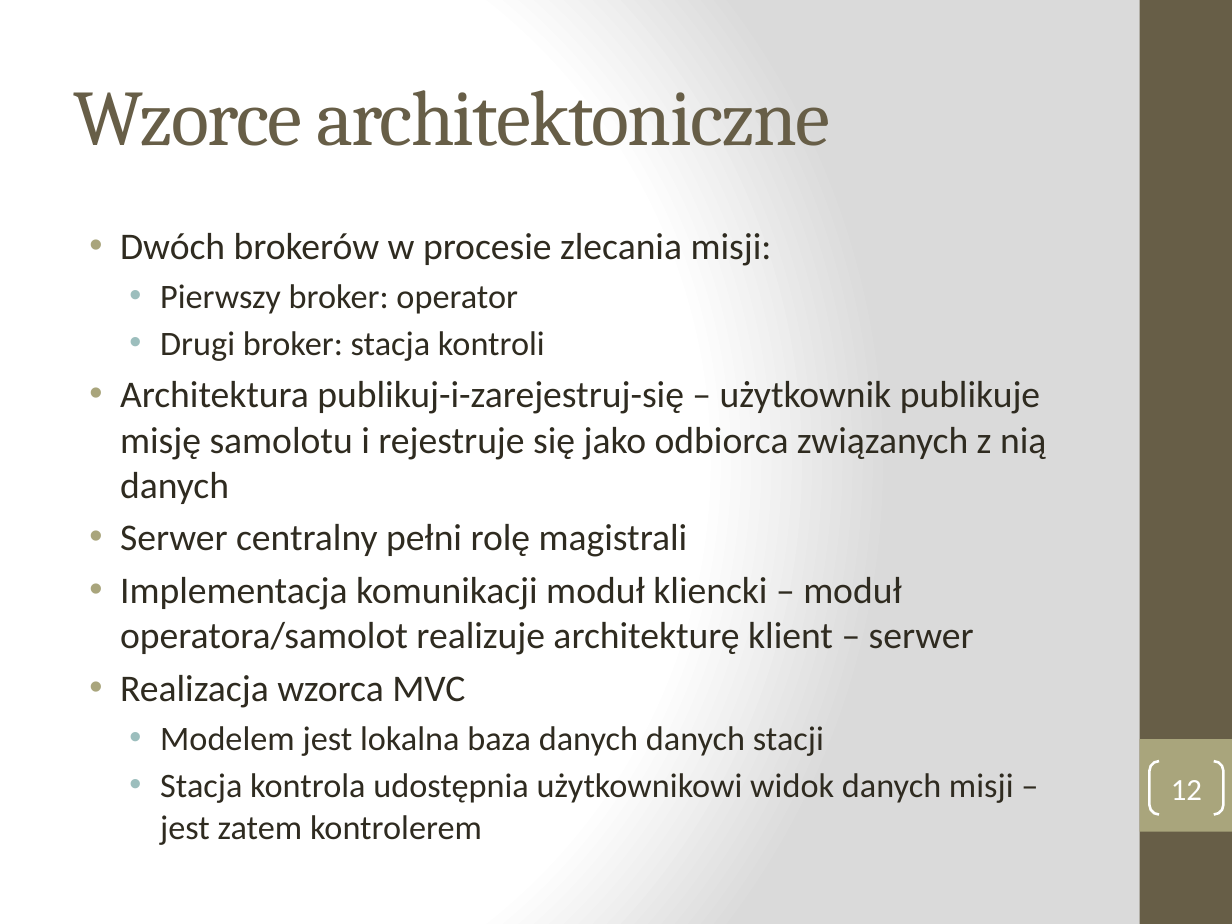
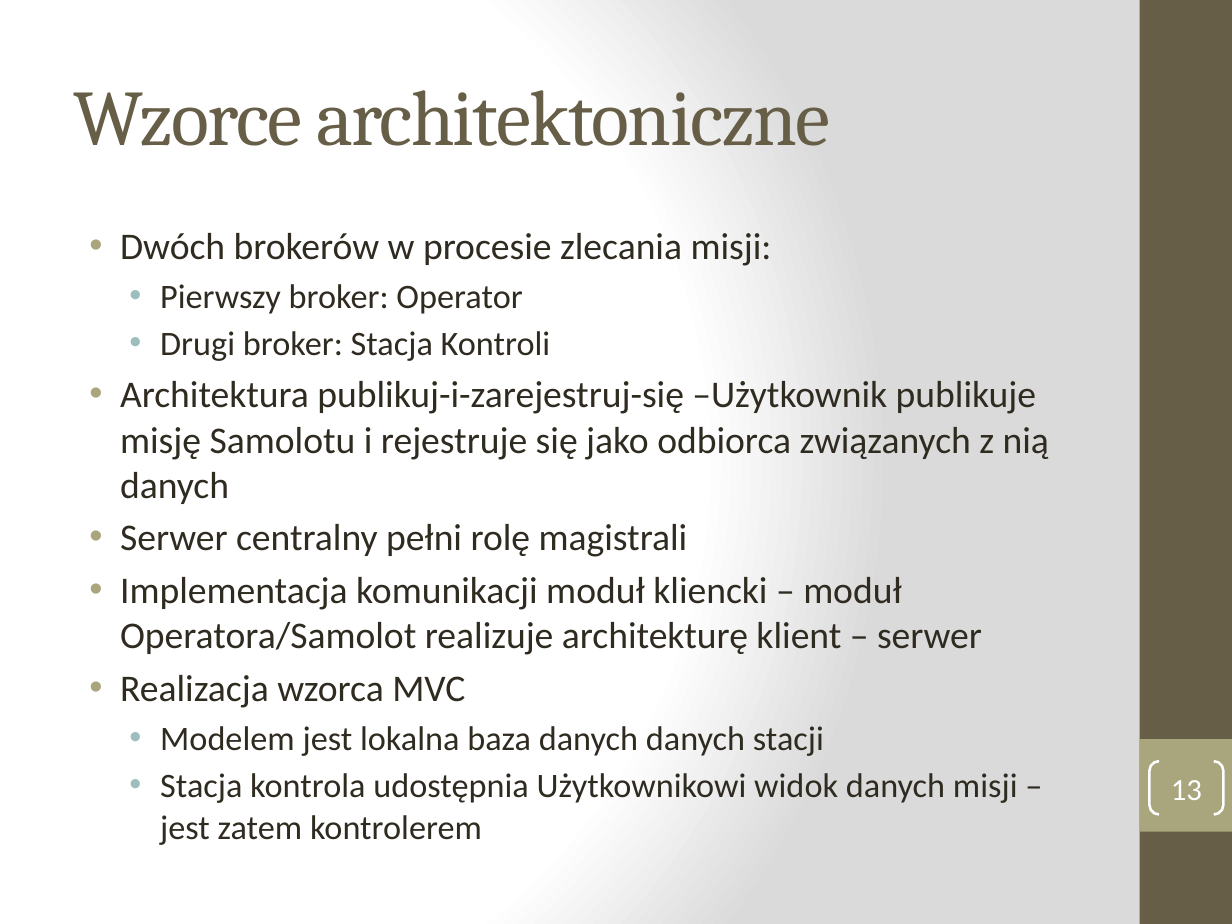
Before and after one commit to manisero/SemesterX, a slide deck: slide 13 of AIS/projekt/etap1/etap1.pptx (slide 12 before the commit). Drawn at 1232x924 pixels with LibreOffice and Linux fonts; fonts in the diff are those of the drawing. Boxes give left, top, right and bottom in pixels: in the first picture for what was removed or moved away, otherwise in the second. Text is boxed around its words. In the diff, an @@ line names an element or a change of style, - is before the commit and + after.

```diff
--- a/AIS/projekt/etap1/etap1.pptx
+++ b/AIS/projekt/etap1/etap1.pptx
@@ text at (120,284,1049,504): text changed @@
-  • Pierwszy broker: operator
-  • Drugi broker: stacja kontroli
-• Architektura publikuj-i-zarejestruj-się – użytkownik publikuje misję samolotu i rejestruje się jako odbiorca związanych z nią danych
+  • Pierwszy broker: Operator
+  • Drugi broker: Stacja Kontroli
+• Architektura publikuj-i-zarejestruj-się –Użytkownik publikuje misję Samolotu i rejestruje się jako odbiorca związanych z nią danych
@@ text at (120,577,982,655): text changed @@
-• Implementacja komunikacji moduł kliencki – moduł operatora/samolot realizuje architekturę klient – serwer
+• Implementacja komunikacji moduł kliencki – moduł Operatora/Samolot realizuje architekturę klient – serwer
@@ text at (160,773,1018,845): text changed @@
-  • Stacja kontrola udostępnia użytkownikowi widok danych misji – jest zatem kontrolerem
+  • Stacja kontrola udostępnia Użytkownikowi widok danych misji – jest zatem kontrolerem
@@ page number at (1171,780,1202,800): text changed @@
-12
+13
```
Also in this commit, not shown: 7 other slides changed, 1 slide added.
